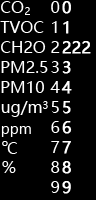
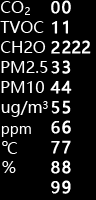
Two versions of the same layered image (w=96, h=200). Layer-by-layer changes:
painted on "0 1 2 3 4 5 6 7 8 9" over [50, 1, 61, 194]
painted on "0 1 222 3 4 5 6 7 8 9" over [61, 0, 91, 194]
